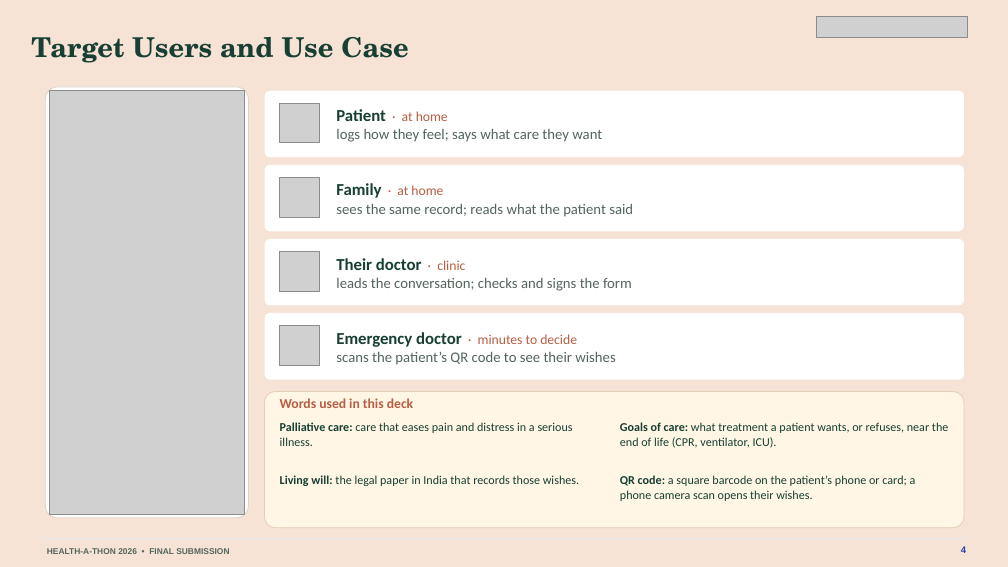
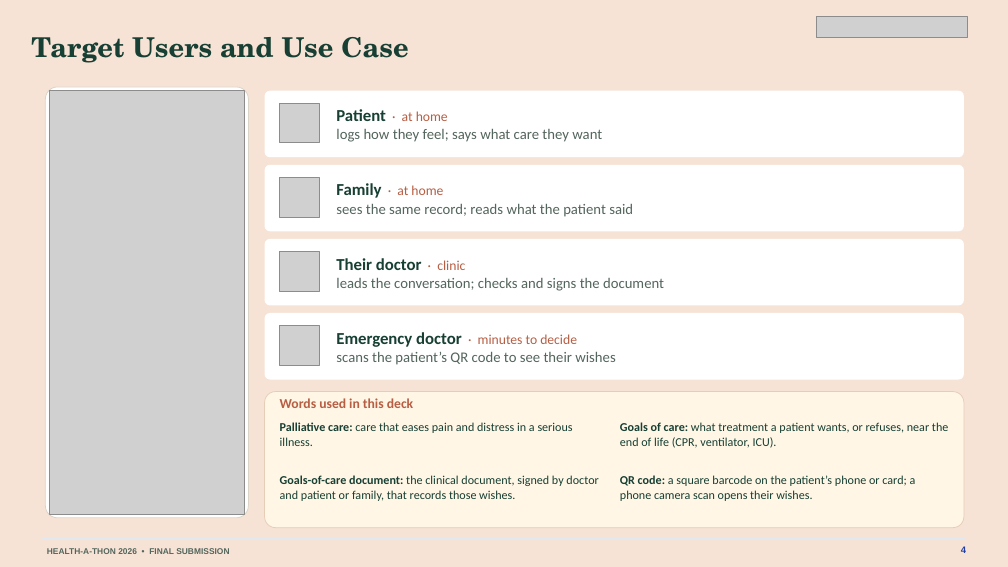
Before and after one commit to basithladdu/healthathon, a slide deck: slide 4 of output/final-submission/Sahara-Final-Presentation.pptx. Drawn at 1008x567 pixels with LibreOffice and Linux fonts; fonts in the diff are those of the drawing; grey boxes stand for pictures. Boxes give left, top, right and bottom in pixels: in the first picture for what was removed or moved away, otherwise in the second. Text is boxed around its words. In the diff, an @@ line names an element or a change of style, - is before the commit and + after.

```diff
--- a/output/final-submission/Sahara-Final-Presentation.pptx
+++ b/output/final-submission/Sahara-Final-Presentation.pptx
@@ text at box(336, 278, 664, 291): text changed @@
-leads the conversation; checks and signs the form
+leads the conversation; checks and signs the document
@@ text at box(280, 475, 598, 501): text changed @@
-Living will: the legal paper in India that records those wishes.
+Goals-of-care document: the clinical document, signed by doctor and patient or family, that records those wishes.
```
Also in this commit, not shown: 10 other slides changed, 11 other files.
